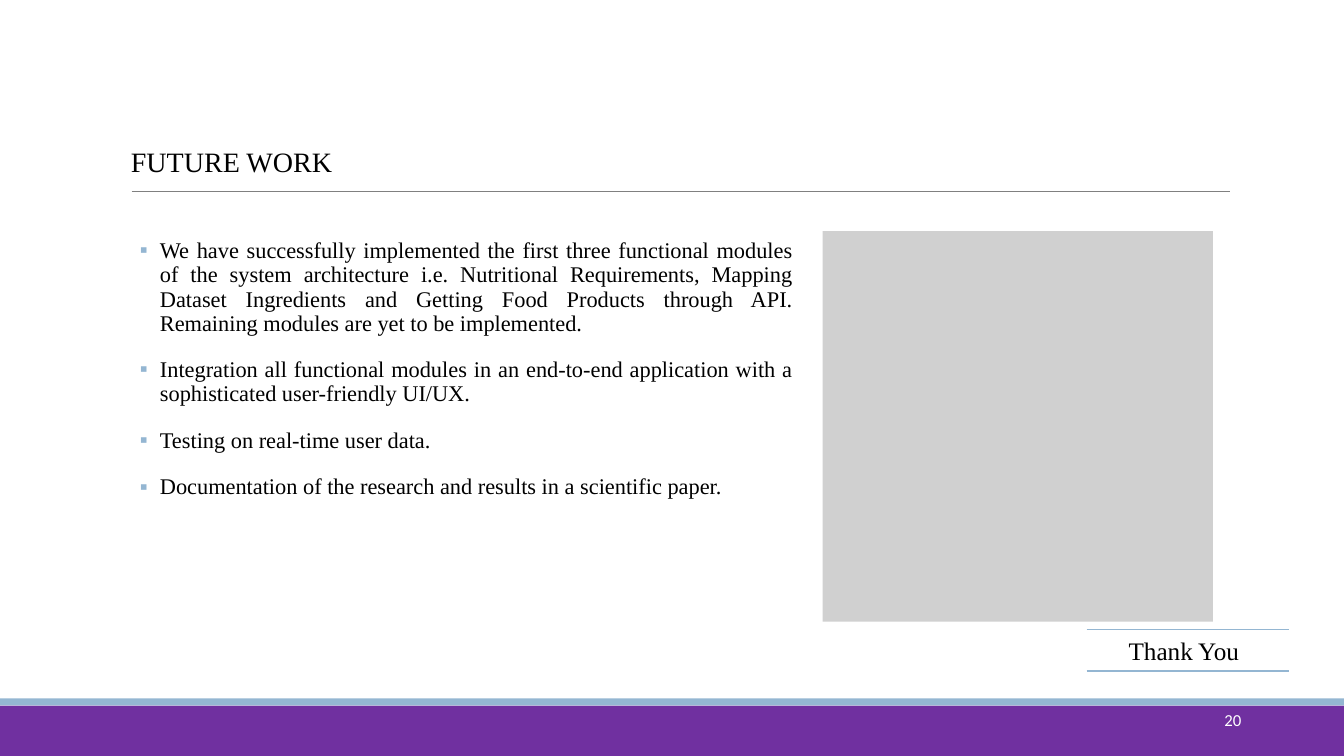
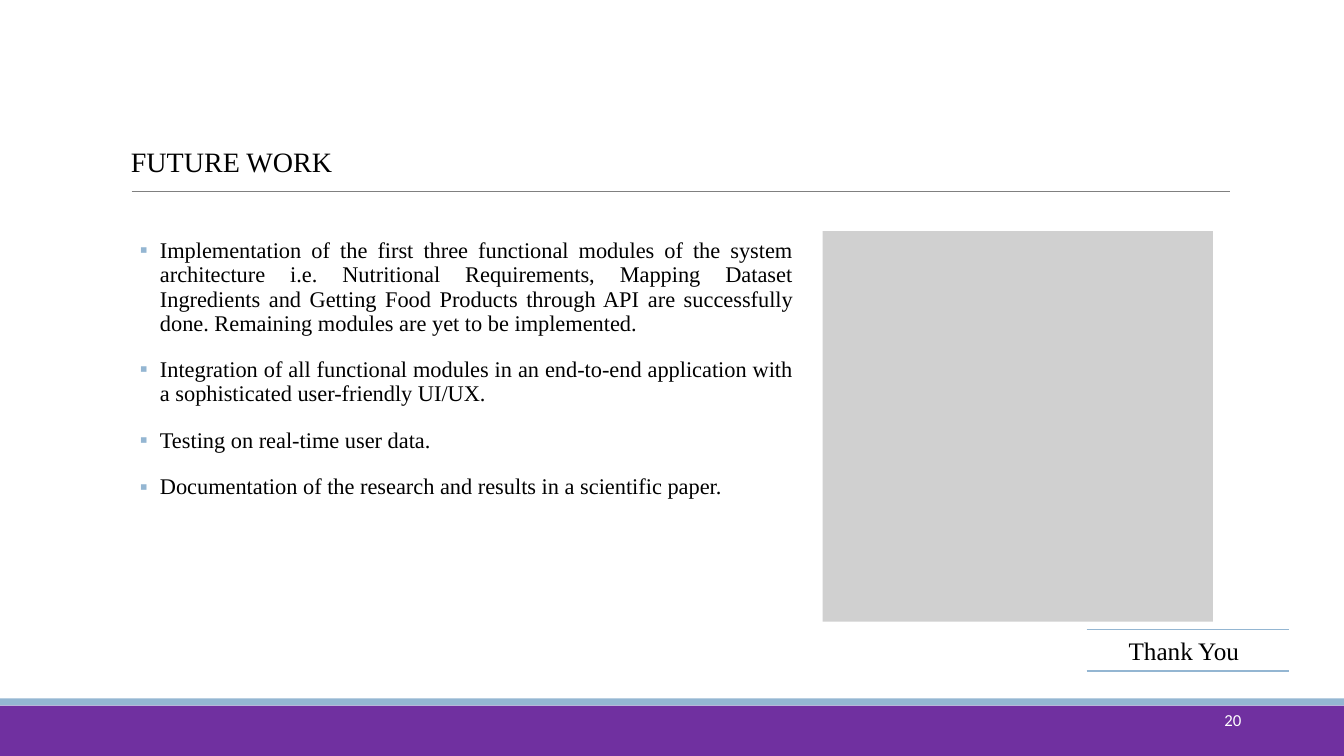
Before and after one commit to Gaurav-71/Multi-Factor-based-Nutrient-Management-and-Recipe-Recommendation-System, a slide deck: slide 13 of Documentation/1MS18CS025_040_043_046.pptx. Drawn at 1344x756 pixels with LibreOffice and Linux fonts; fonts in the diff are those of the drawing; grey boxes stand for pictures; background and template pictures are left out. Boxes give left, top, right and bottom in pixels: in the first picture for what was removed or moved away, otherwise in the second. Text is boxed around its words. In the diff, an @@ line names an element or a change of style, - is before the commit and + after.

```diff
--- a/Documentation/1MS18CS025_040_043_046.pptx
+++ b/Documentation/1MS18CS025_040_043_046.pptx
@@ text at [160,242,793,406]: text changed @@
-  ▪ We have successfully implemented the first three functional modules of the system architecture i.e. Nutritional Requirements, Mapping Dataset Ingredients and Getting Food Products through API. Remaining modules are yet to be implemented.
-  ▪ Integration all functional modules in an end-to-end application with a sophisticated user-friendly UI/UX.
+  ▪ Implementation of the first three functional modules of the system architecture i.e. Nutritional Requirements, Mapping Dataset Ingredients and Getting Food Products through API are successfully done. Remaining modules are yet to be implemented.
+  ▪ Integration of all functional modules in an end-to-end application with a sophisticated user-friendly UI/UX.
```
Also in this commit, not shown: 4 other slides changed, 4 other files.
